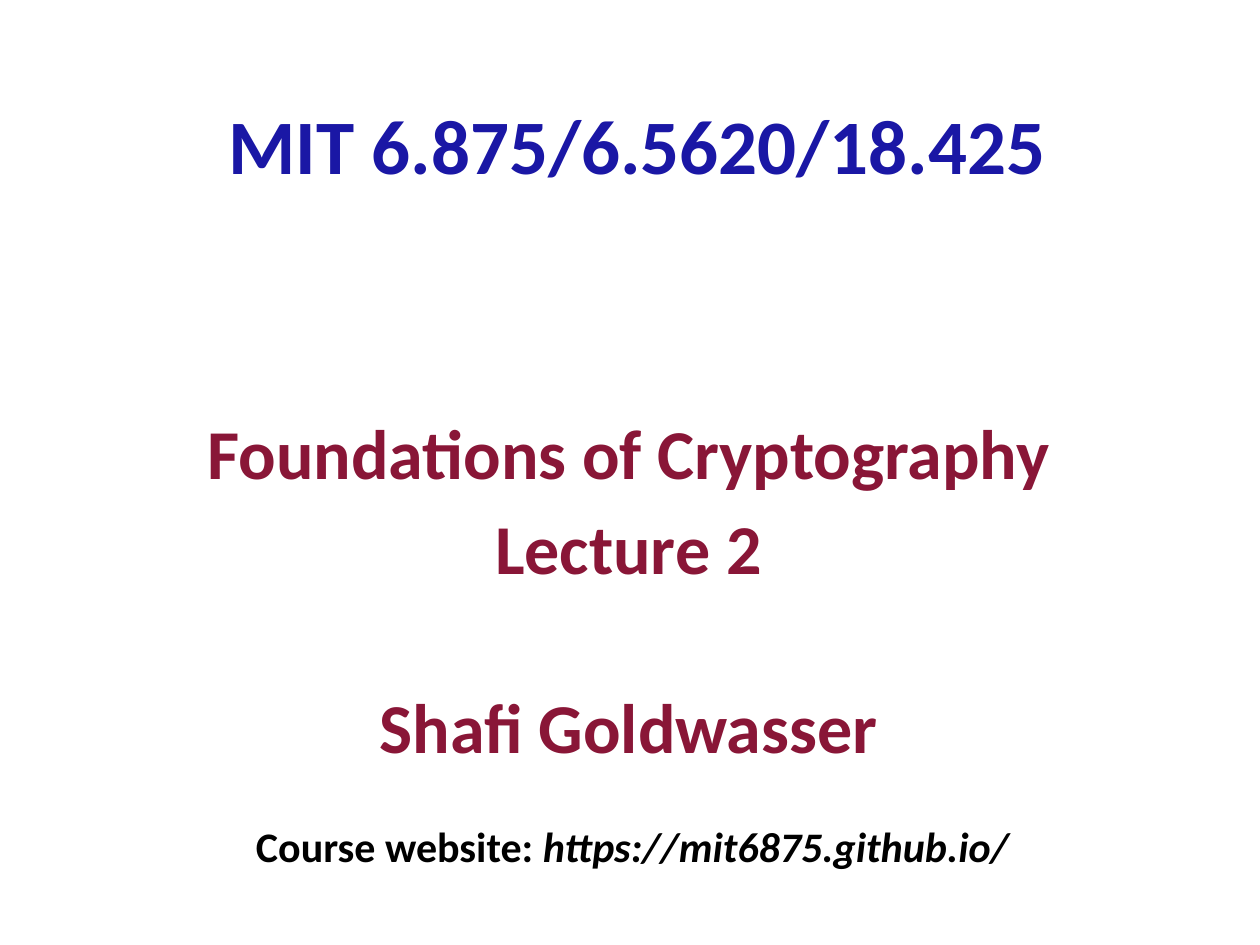
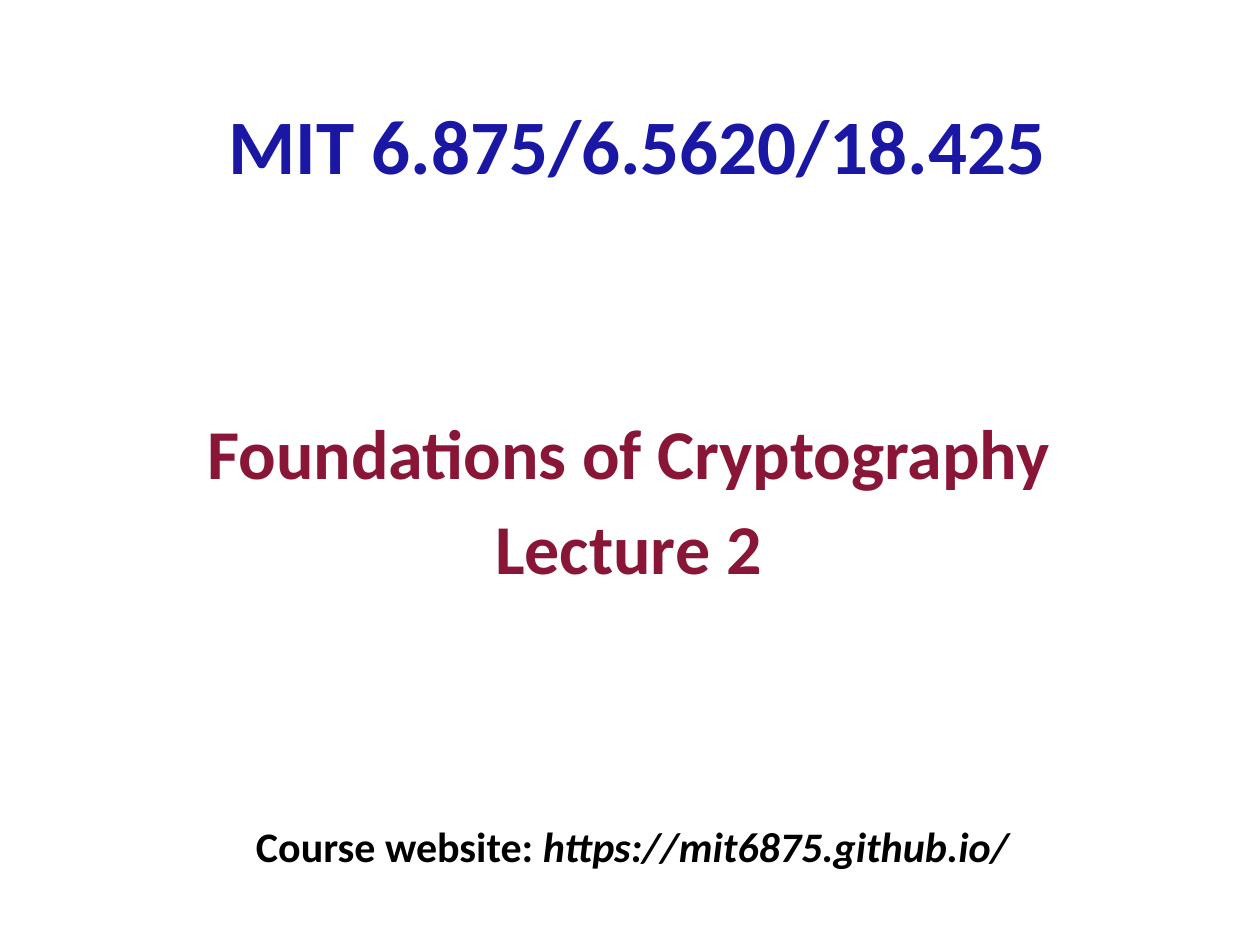
Before and after one commit to mit6875/mit6875.github.io, a slide deck: slide 1 of Slides-2026/lec2.pptx. Drawn at 1260x945 pixels with LibreOffice and Linux fonts; fonts in the diff are those of the drawing. Boxes give left, top, right and bottom in pixels: in the first picture for what was removed or moved away, otherwise in the second. Text is boxed around its words. In the diff, an @@ line names an element or a change of style, - is before the commit and + after.

```diff
--- a/Slides-2026/lec2.pptx
+++ b/Slides-2026/lec2.pptx
@@ text at [380,703,877,754]: paragraph removed @@
-Shafi Goldwasser
```
Also in this commit, not shown: 6 other slides changed, 1 slide added, 1 slide removed.
